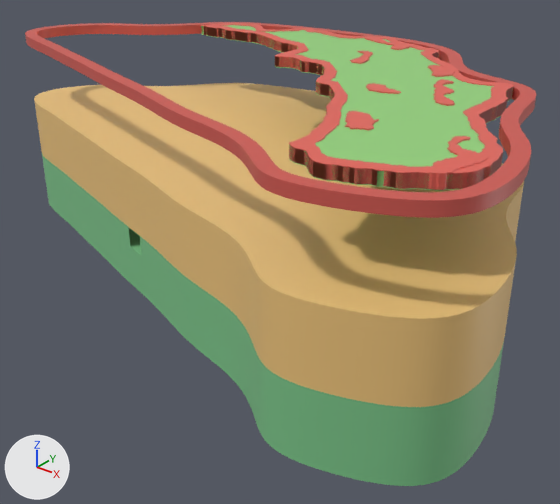
Renders of the Blender file beads/filibertos-taco/print/filibertos-taco_charm.blend from each side of a commit.
The view is the same before and after, from a 50 mm camera at (18.8, -21.3, 11.7) aimed at (1.9, -0.3, -1.4). The axes (+X, +Y, +Z) are drawn at lower left. The lights are the same throughout. The first picture is the older version.

The scene before the commit, as lines of its bpy script (objects in view):
```python
me_curve_097 = bpy.data.meshes.new('Curve.097')
me_curve_097.from_pydata(...)  # 1123 vertices, 966 faces; spans x -12.5..12.5, y -8.3..8.3, z -2.5..1.5
me_curve_097.materials.append(mat_bottommat_040)  # green #7cc489
me_decorationinteriordetailmesh_015 = bpy.data.meshes.new('DecorationInteriorDetailMesh.015')
me_decorationinteriordetailmesh_015.from_pydata(...)  # 1408 vertices, 718 faces; spans x 0.64..11.47, y -5.91..7.47, z 2.57..2.97
me_decorationinteriordetailmesh_015.materials.append(mat_decorationinteriordetailmat_016)  # red #e56559
me_decorationshelloutlinemesh_013 = bpy.data.meshes.new('DecorationShellOutlineMesh.013')
me_decorationshelloutlinemesh_013.from_pydata(...)  # 1920 vertices, 1600 faces; spans x -12.4..12.5, y -8.3..8.3, z 2.5..2.9
me_decorationshelloutlinemesh_013.materials.append(mat_decorationshelloutlinemat_013)  # red #d05950
ob_bottom = bpy.data.objects.new('Bottom', me_curve_097)
ob_bottom.location = (0.0, 0.0, 0.0)
ob_decorationinteriordetail = bpy.data.objects.new('DecorationInteriorDetail', me_decorationinteriordetailmesh_015)
ob_decorationinteriordetail.location = (0.0, 0.0, 2.51)
ob_decorationshelloutline = bpy.data.objects.new('DecorationShellOutline', me_decorationshelloutlinemesh_013)
ob_decorationshelloutline.location = (0.0, 0.0, 2.51)
# also in view: 'Top' at (0.0, 0.0, 1.2); 'DecorationFilling' at (2.4, 0.5, 5.2); 'DecorationLettuceSeparator' at (2.4, 0.5, 5.3)
```
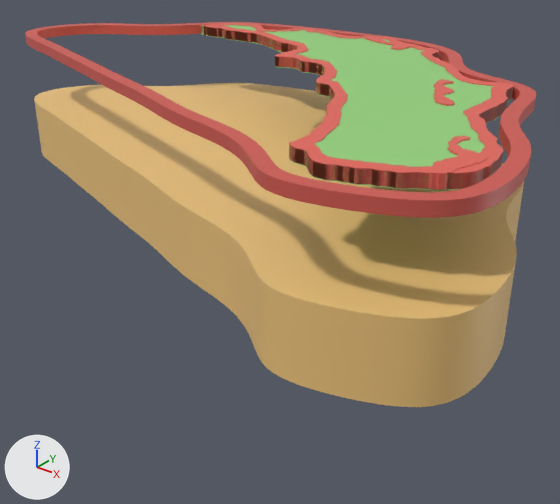
Pixel boxes (x1, y1, x2, y2) of what changed, in the pictures (560 x 504 px):
'Bottom', hidden (green)
    before: (42, 154, 505, 486)
part 1 of me_decorationinteriordetailmesh_015, deleted
    before: (350, 51, 373, 64)
part 2 of me_decorationinteriordetailmesh_015, deleted (red)
    before: (345, 111, 379, 130)
part 3 of me_decorationinteriordetailmesh_015, deleted
    before: (428, 65, 454, 77)
part 4 of me_decorationinteriordetailmesh_015, deleted
    before: (366, 83, 401, 94)

The change, as a list of edits to the scene's bpy script:
```text
Change me_decorationinteriordetailmesh_015:
    used by ob_decorationinteriordetail; location = (0.0, 0.0, 2.51)
    remove me_decorationinteriordetailmesh_015.from_pydata(...)  # 1408 vertices, 718 faces; spans x 0.64..11.47, y -5.91..7.47, z 2.57..2.97
    add me_decorationinteriordetailmesh_015.from_pydata(...)  # 772 vertices, 392 faces; spans x 0.64..11.47, y -5.91..7.47, z 2.57..2.97
    me_decorationinteriordetailmesh_015 part 1: the loose piece of 184 vertices spanning x 1.91..3.19, y 2.87..4.85, z 2.57..2.97 is deleted
    me_decorationinteriordetailmesh_015 part 2: the loose piece of 176 vertices spanning x 6.52..7.93, y -4.14..-2.66, z 2.57..2.97 is deleted
    me_decorationinteriordetailmesh_015 part 3: the loose piece of 156 vertices spanning x 5.38..6.66, y 2.8..4.28, z 2.57..2.97 is deleted
    me_decorationinteriordetailmesh_015 part 4: the loose piece of 120 vertices spanning x 5.17..6.52, y -0.25..0.53, z 2.57..2.97 is deleted
Change ob_bottom:
    add ob_bottom.hide_set(True)
```
